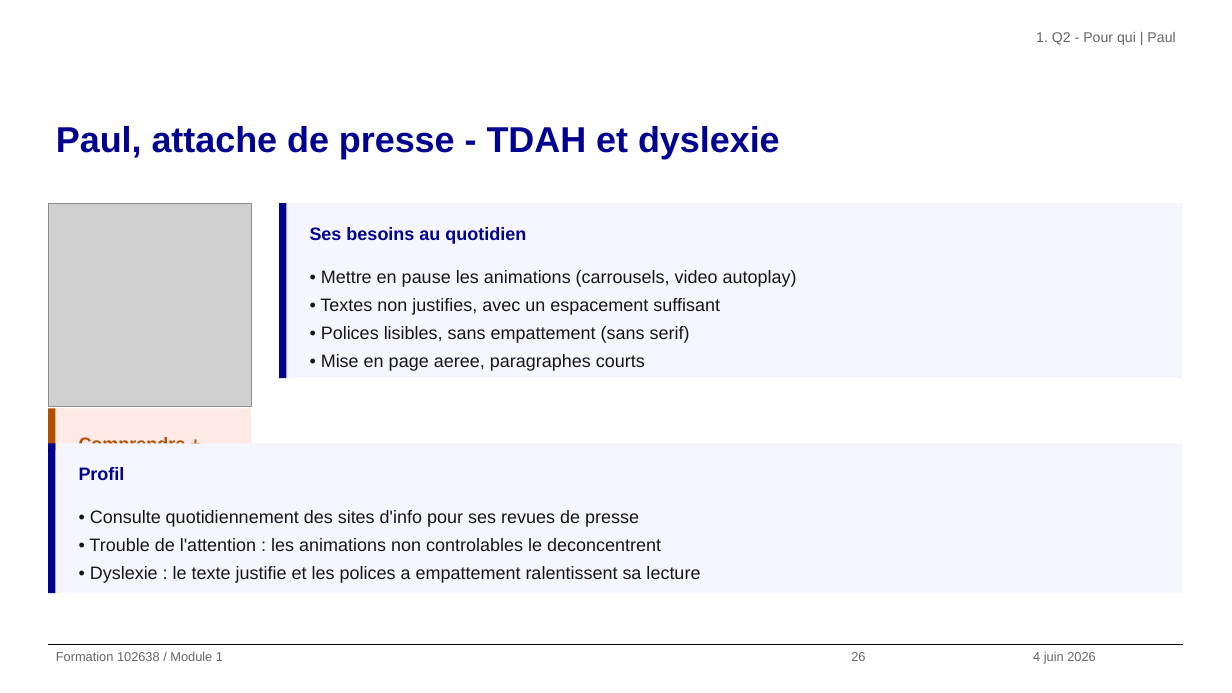
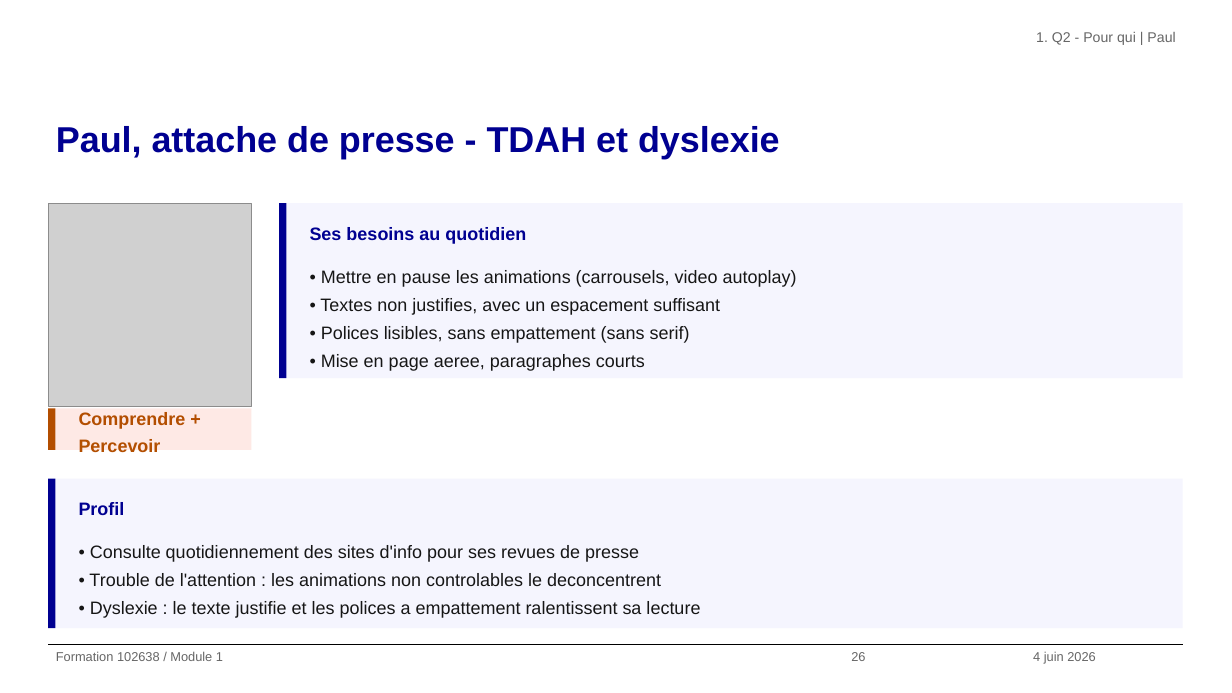
Before and after one commit to alexandra-guiderdoni/usine-fabrication-igpde-102846-ay11, a slide deck: slide 26 of formation-102638-juin-2026.pptx. Drawn at 1232x693 pixels with LibreOffice and Linux fonts; fonts in the diff are those of the drawing; grey boxes stand for pictures; background and template pictures are left out. Boxes give left, top, right and bottom in pixels: in the first picture for what was removed or moved away, otherwise in the second. Text is boxed around its words. In the diff, an @@ line names an element or a change of style, - is before the commit and + after.

```diff
--- a/formation-102638-juin-2026.pptx
+++ b/formation-102638-juin-2026.pptx
@@ text "Comprendre + Percevoir": place and size @@
-text "Comprendre + Percevoir" at box(79, 437, 186, 480)
+text "Comprendre + Percevoir" at box(79, 412, 186, 452)
@@ text "Comprendre + Percevoir" at box(79, 412, 186, 452): vertical alignment top to middle @@
@@ 2 texts, 2 rectangles: place and size @@
-2 texts, 2 rectangles at box(48, 444, 1183, 593)
+2 texts, 2 rectangles at box(48, 479, 1183, 628)
```
Also in this commit, not shown: 5 other slides changed, 7 other files.
